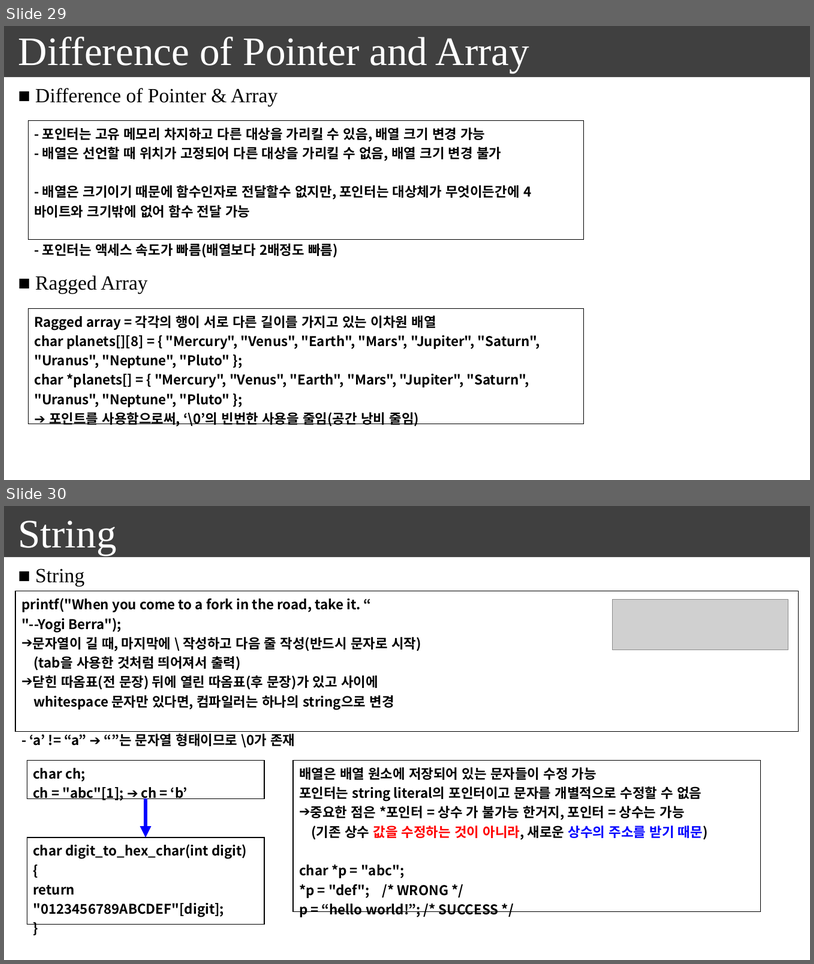
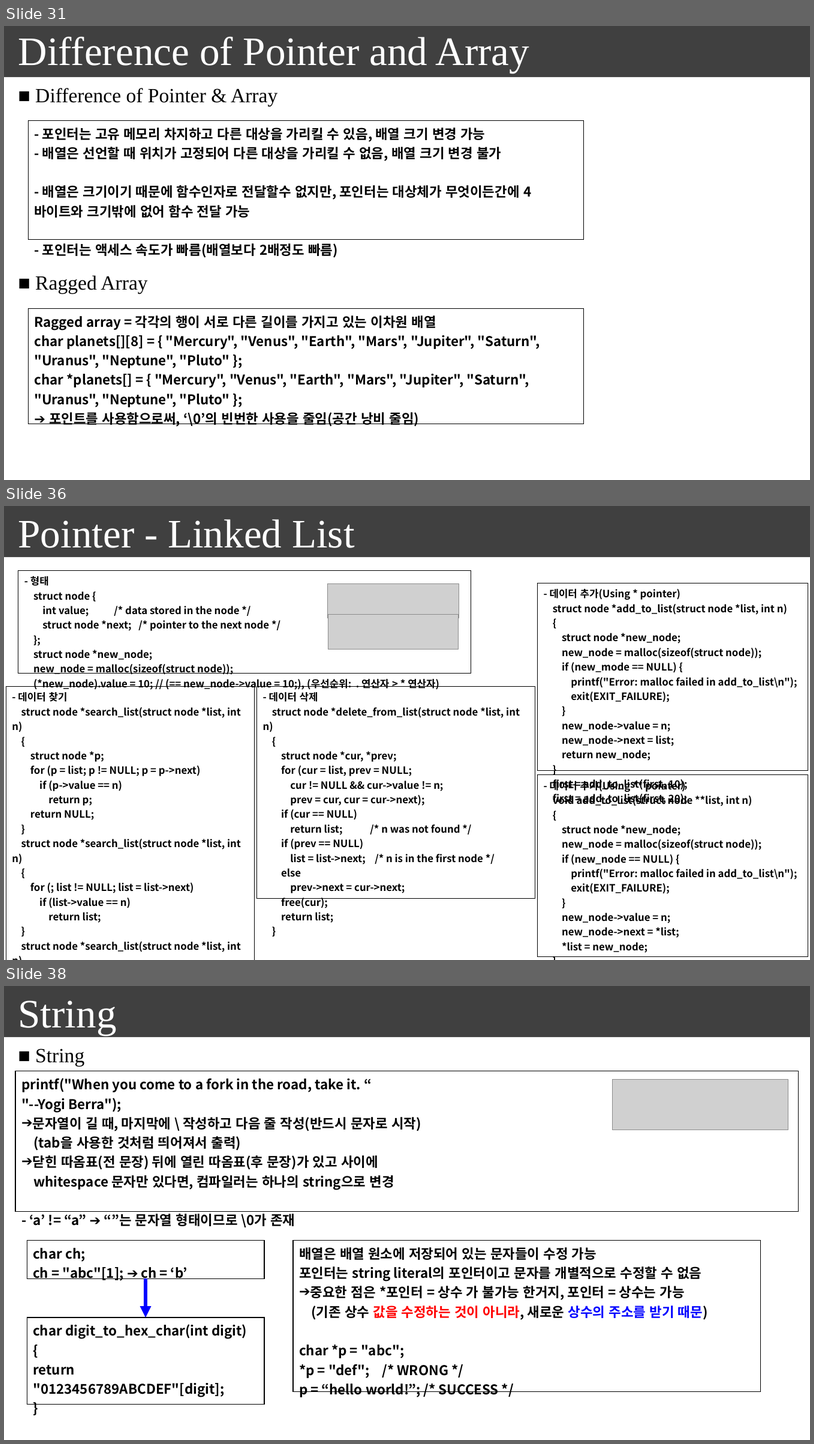
Before and after one commit to seonghokim/Study, a slide deck: everything in c.pptx. Shown one above the other, each under a label of ours: slides 29 and 30 before the commit, slides 31, 36 and 38 after it; the slides between them are not shown. The pictures are 814x964 and 814x1444 pixels, drawn with LibreOffice and Linux fonts; fonts in the diff are those of the drawing; grey boxes stand for pictures. Boxes give left, top, right and bottom in pixels: in the first picture for what was removed or moved away, otherwise in the second. Text is boxed around its words. In the diff, an @@ line names an element or a change of style, - is before the commit and + after.

```diff
--- a/everything in c.pptx
+++ b/everything in c.pptx
@@ slide 36 added at (4, 506, 810, 960), background #FFFFFF; not listed: 1 template element that a slide beside it also shows @@
@@ text added at (18, 519, 354, 548), 48 pt, text #FFFFFF @@
+Pointer - Linked List
@@ table added at (18, 570, 471, 693), 1 rows, 1 columns @@
+- 형태 / struct node { / int value; /* data stored in the node */ / struct node *next; /* pointer to the next node */ / }; / struct node *new_node; / new_node = malloc(sizeof(struct node)); / (*new_node).value = 10; // (== new_node->value = 10;), (우선순위: . 연산자 > * 연산자)
@@ picture added at (327, 583, 459, 618) @@
@@ table added at (537, 583, 809, 953), 1 rows, 1 columns @@
+- 데이터 추가(Using * pointer) / struct node *add_to_list(struct node *list, int n) / { / struct node *new_node; / new_node = malloc(sizeof(struct node)); / if (new_mode == NULL) { / printf("Error: malloc failed in add_to_list\n"); / exit(EXIT_FAILURE); / } / new_node->value = n; / new_node->next = list; / return new_node; / } / first = add_to_list(first, 10); / first = add_to_list(first, 20);
@@ picture added at (328, 614, 458, 649) @@
@@ table added at (6, 686, 254, 954), 1 rows, 1 columns @@
+- 데이터 찾기 / struct node *search_list(struct node *list, int n) / { / struct node *p; / for (p = list; p != NULL; p = p->next) / if (p->value == n) / return p; / return NULL; / } / struct node *search_list(struct node *list, int n) / { / for (; list != NULL; list = list->next) / if (list->value == n) / return list; / } / struct node *search_list(struct node *list, int n) / { / while (list != NULL && list->value != n) / list = list->next; / return list; / }
@@ table added at (257, 686, 536, 925), 1 rows, 1 columns @@
+- 데이터 삭제 / struct node *delete_from_list(struct node *list, int n) / { / struct node *cur, *prev; / for (cur = list, prev = NULL; / cur != NULL && cur->value != n; / prev = cur, cur = cur->next); / if (cur == NULL) / return list; /* n was not found */ / if (prev == NULL) / list = list->next; /* n is in the first node */ / else / prev->next = cur->next; / free(cur); / return list; / }
@@ table added at (537, 775, 809, 956), 1 rows, 1 columns @@
+- 데이터 추가(Using ** pointer) / void add_to_list(struct node **list, int n) / { struct node *new_node; / new_node = malloc(sizeof(struct node)); / if (new_node == NULL) { / printf("Error: malloc failed in add_to_list\n"); / exit(EXIT_FAILURE); / } / new_node->value = n; / new_node->next = *list; / *list = new_node; / } / add_to_list(&first, 10);
@@ what was slide 29 is now slide 31 @@
@@ what was slide 30 is now slide 38 @@
```
Also in this commit, not shown: 1 slide changed, 7 other slides added.
